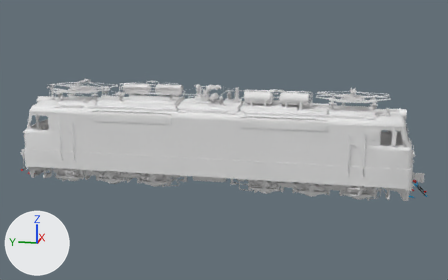
The glTF model data/models/VL60pk-1543/VL60pk-1543.gltf as it was, and as the next commit left it.
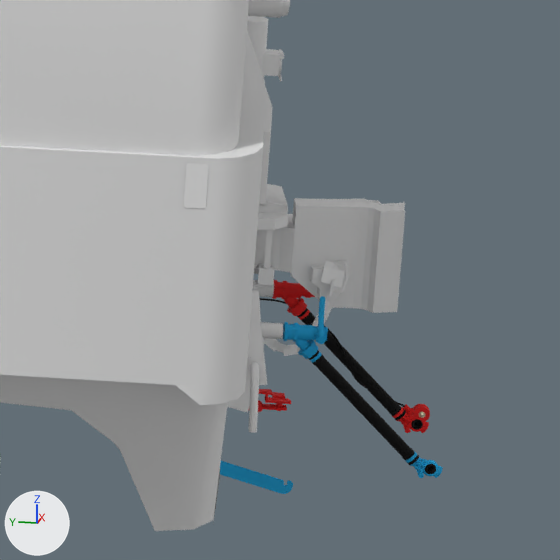
The first picture shows the older version from a 50 mm lens placed at (-30.5, -6.7, 10.1), pointed at (0.1, -0.6, 2.4). The close-ups show the older and then the newer version on the part from 87% to 98% of the width and 56% to 73% of the height of that picture. Only the edits that show in the close-ups are written down. The lights are fixed; the arrows at lower left show +X, +Y and +Z. Where no turn or scale is listed for an object, it has been applied to the vertices.

In view in the first close-up: 'Cab_Korpus-2', 'FL_bwd_Anglecock_body', 'FL_bwd_Hose_holder_hook', 'FL_bwd_Hose_rotate_down', 'Kab_num_1', 'MainBody', 'Metelnik-2', 'Pinch-2', 'SA3_bwd', 'SA3_bwd_chain', 'Uncouple_rode', 'VL60pk-number' and 29 more.
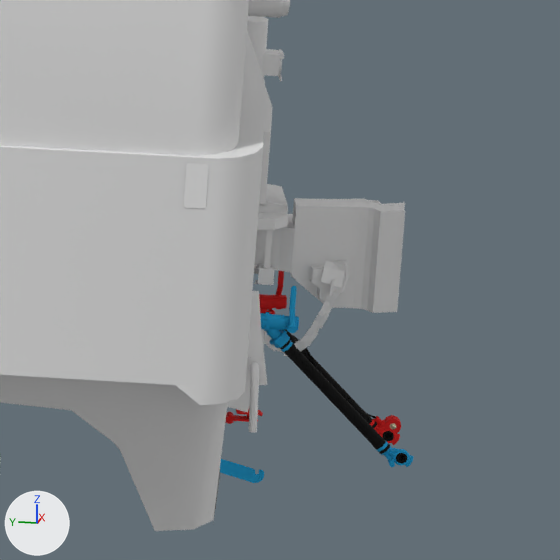
ob_bp_bwd_root is not drawn itself; it is the parent of ob_bp_bwd_anglecock_root, ob_bp_bwd_hose_holder, ob_bp_bwd_hose_root.
ob_fl_bwd_root is not drawn itself; it is the parent of ob_fl_bwd_anglecock_root, ob_fl_bwd_hose_holder_hook, ob_fl_bwd_hose_root.

Diff of the bpy script that builds the scene:
```diff
--- a/data/models/VL60pk-1543/VL60pk-1543.gltf.py
+++ b/data/models/VL60pk-1543/VL60pk-1543.gltf.py
@@ ob_bp_bwd_root @@
 ob_bp_bwd_root = bpy.data.objects.new('BP_bwd_root', None)
-ob_bp_bwd_root.location = (0.23, -10.3, 0.64)
+ob_bp_bwd_root.location = (0.17, -10.18, 0.6)
 ob_bp_bwd_root.rotation_euler = (0.0, 0.0, -3.142)  # degrees (0, 0, -180)
@@ ob_fl_bwd_root @@
 ob_fl_bwd_root = bpy.data.objects.new('FL_bwd_root', None)
-ob_fl_bwd_root.location = (-0.36, -10.29, 0.64)
+ob_fl_bwd_root.location = (-0.3, -10.18, 0.66)
 ob_fl_bwd_root.rotation_euler = (0.0, 0.0, -3.142)  # degrees (0, 0, -180)
```

Where the change shows, as pixel boxes [x1, y1, x2, y2] in the close-ups (560 x 560 px):
'FL_bwd_Hose_rotate_down', moved
    before: [334, 377, 393, 437]
    after: [305, 366, 364, 426]
'FL_bwd_Anglecock_body', moved
    before: [283, 322, 328, 355]
    after: [260, 312, 299, 345]
'BP_bwd_Anglecock_body', moved
    before: [272, 280, 315, 313]
    after: [259, 294, 287, 314]
'FL_bwd_Hose_holder_hook', moved
    before: [220, 461, 293, 494]
    after: [220, 459, 264, 483]
'BP_bwd_Head_369A', moved
    before: [396, 404, 430, 433]
    after: [373, 415, 401, 445]
'FL_bwd_Head_R1', moved
    before: [410, 457, 443, 478]
    after: [381, 446, 414, 467]
'FL_bwd_Anglecock_handle', moved
    before: [316, 296, 326, 344]
    after: [287, 286, 297, 333]
'BP_bwd_Hose_rotate_down', moved
    before: [324, 333, 348, 360]
    after: [301, 348, 320, 369]
'BP_bwd_Hose_rotate_side_slope_1', moved
    before: [340, 352, 366, 380]
    after: [317, 365, 337, 386]
'FL_bwd_Hose_begin_2', moved
    before: [323, 366, 343, 385]
    after: [294, 355, 314, 374]
'FL_bwd_Hose_end_2', moved
    before: [384, 430, 404, 449]
    after: [355, 419, 375, 438]
'BP_bwd_Hose_holder_handle', moved
    before: [258, 389, 291, 411]
    after: [236, 406, 263, 419]
'BP_bwd_Hose_rotate_side_slope_2', moved
    before: [356, 371, 380, 393]
    after: [334, 383, 351, 401]
'BP_bwd_Hose_holder', moved
    before: [248, 400, 287, 412]
    after: [225, 412, 258, 424]
'BP_bwd_Hose_end_2', moved
    before: [371, 386, 391, 404]
    after: [348, 397, 362, 413]
'FL_bwd_Hose_end_1', moved
    before: [395, 440, 411, 456]
    after: [366, 431, 382, 446]
'FL_bwd_Hose_begin_1', moved
    before: [316, 357, 332, 373]
    after: [287, 348, 303, 362]
'FL_bwd_Hose_lapped_end', moved
    before: [402, 448, 419, 465]
    after: [373, 438, 390, 454]
'BP_bwd_Hose_end_1', moved
    before: [382, 396, 398, 412]
    after: [359, 409, 369, 420]
'FL_bwd_Root_screw', moved
    before: [302, 345, 319, 359]
    after: [273, 334, 290, 348]
'BP_bwd_Rubber_seal', moved
    before: [411, 419, 423, 430]
    after: [382, 431, 394, 441]
'FL_bwd_Rubber_seal', moved
    before: [425, 464, 436, 474]
    after: [396, 453, 407, 463]
'FL_bwd_Hose_lapped_begin', moved
    before: [308, 351, 324, 366]
    after: [280, 340, 296, 355]
'BP_bwd_Hose_lapped_end', moved
    before: [389, 402, 406, 420]
    after: [366, 414, 377, 428]
'BP_bwd_Hose_lapped_begin', moved (not visible afterwards)
    before: [259, 298, 313, 323]
'BP_bwd_Anglecock_handle', moved (not visible before)
    after: [276, 271, 284, 295]
'FL_bwd_Hose_clip_end', moved
    before: [405, 451, 417, 463]
    after: [376, 440, 388, 452]
'BP_bwd_Root_screw', moved (not visible afterwards)
    before: [291, 302, 307, 316]
'FL_bwd_Hose_clip_begin', moved
    before: [310, 351, 322, 362]
    after: [281, 340, 293, 352]
'BP_bwd_Hose_begin_2', moved
    before: [324, 326, 332, 339]
    after: [289, 334, 299, 344]
'BP_bwd_Hose_begin_1', moved
    before: [304, 315, 315, 325]
    after: [284, 329, 291, 337]
'BP_bwd_Hose_clip_end', moved
    before: [391, 407, 404, 418]
    after: [370, 419, 375, 426]
'BP_bwd_Head_369A_contact', moved
    before: [419, 412, 425, 418]
    after: [390, 423, 396, 429]
'BP_bwd_Hose_clip_begin', moved (not visible afterwards)
    before: [298, 308, 310, 320]
